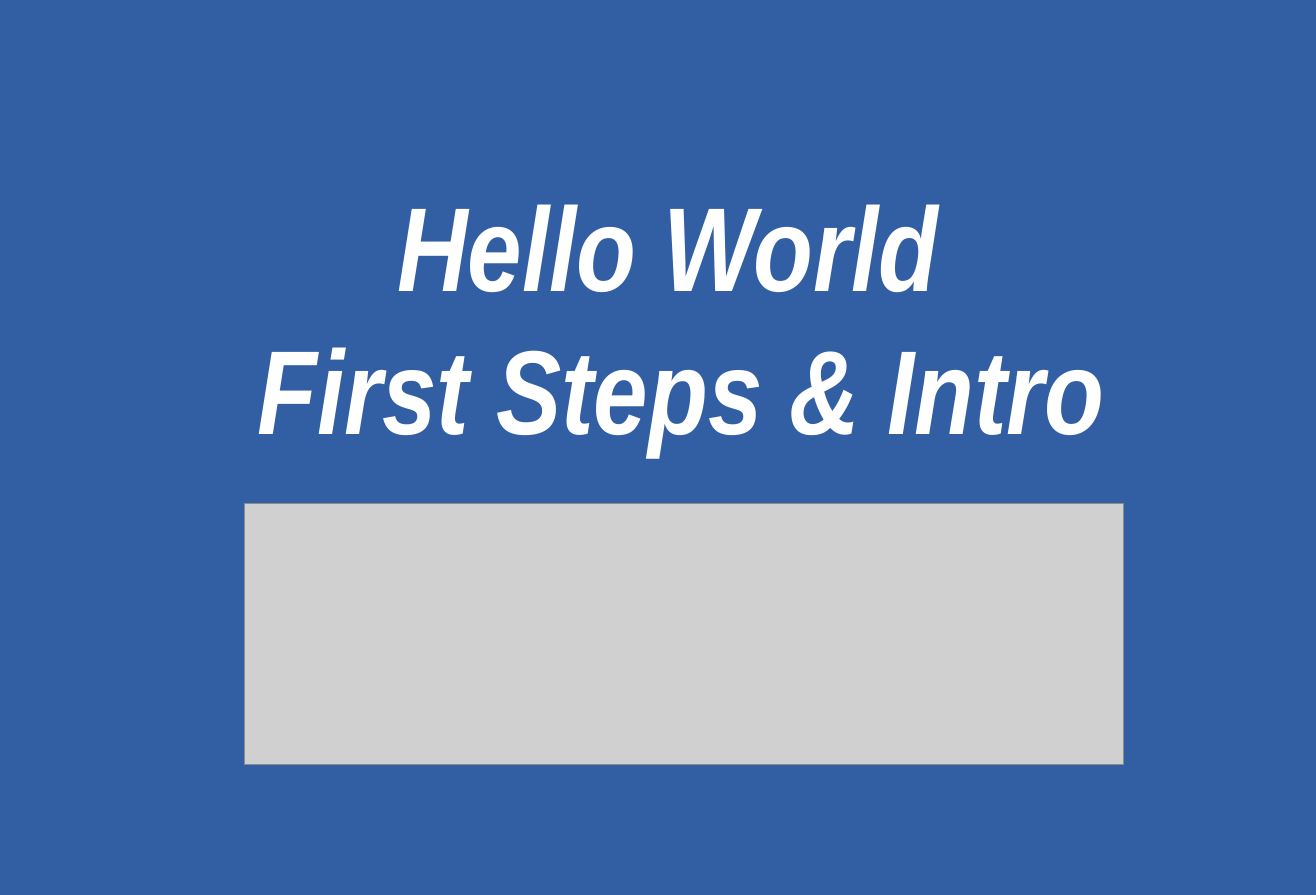
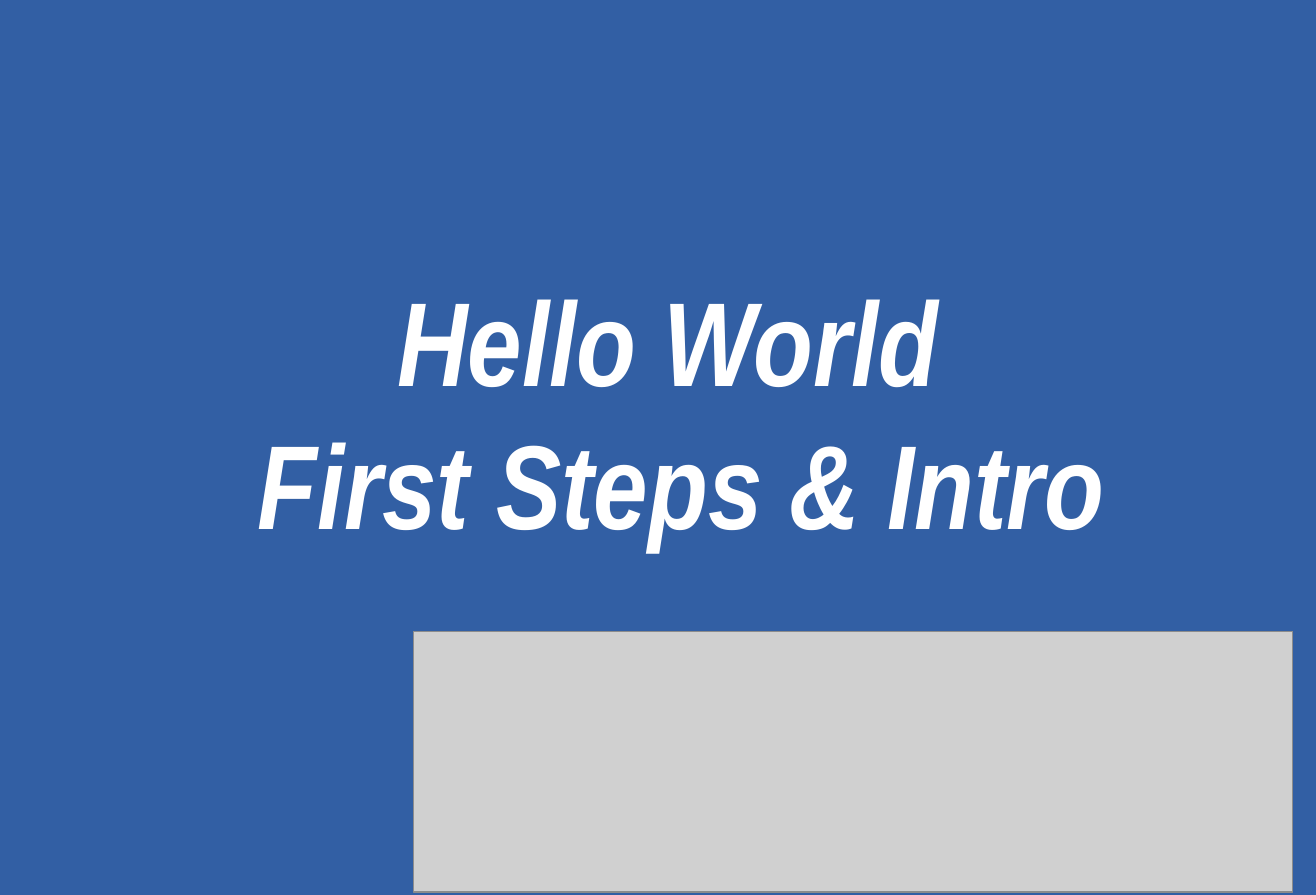
Before and after one commit to LundOgBendsen/LBE2921-Scala, a slide deck: slide 1 of slides/01_hello_world.ppt. Drawn at 1316x895 pixels with LibreOffice and Linux fonts; fonts in the diff are those of the drawing; grey boxes stand for pictures; background and template pictures are left out. Boxes give left, top, right and bottom in pixels: in the first picture for what was removed or moved away, otherwise in the second. Text is boxed around its words. In the diff, an @@ line names an element or a change of style, - is before the commit and + after.

```diff
--- a/slides/01_hello_world.ppt
+++ b/slides/01_hello_world.ppt
@@ title "Hello World First Steps & ...": place and size @@
-title "Hello World First Steps & ..." at <box>257,204,1105,456</box>
+title "Hello World First Steps & ..." at <box>257,299,1105,551</box>
@@ picture: place and size @@
-picture at <box>245,504,1124,764</box>
+picture at <box>414,632,1293,892</box>
```
Also in this commit, not shown: 1 other slide changed, 7 other files.
